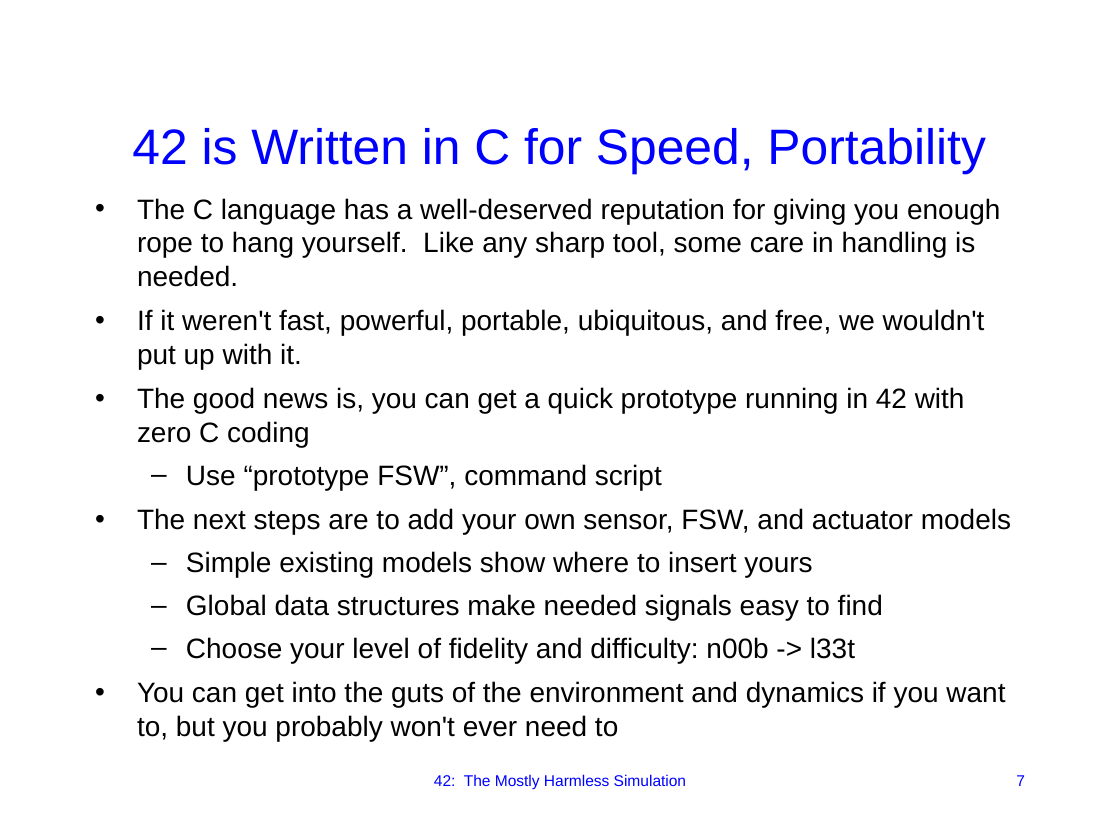
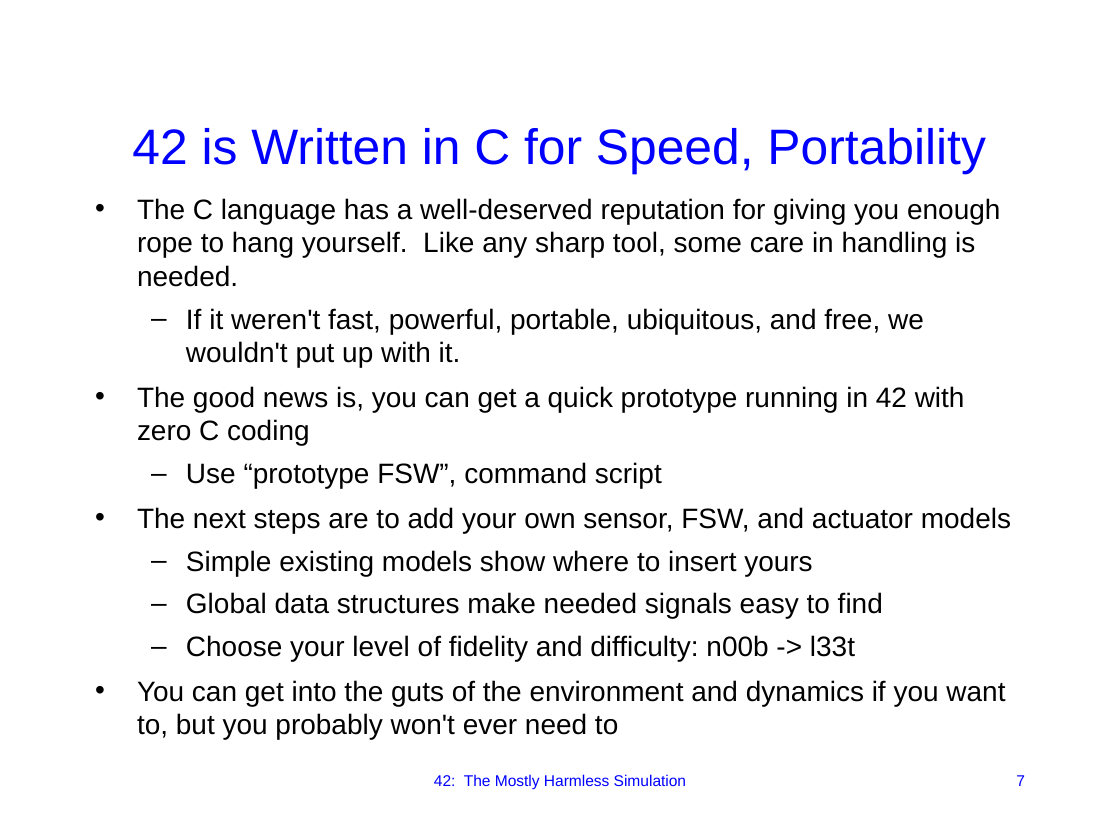
Before and after one commit to ericstoneking/42, a slide deck: slide 7 of Docs/42 Overview.odp. Drawn at 1120x840 pixels with LibreOffice and Linux fonts; fonts in the diff are those of the drawing. Boxes give left, top, right and bottom in pixels: in the first picture for what was removed or moved away, otherwise in the second. Text is boxed around its words. In the diff, an @@ line names an element or a change of style, - is before the commit and + after.

```diff
--- a/Docs/42 Overview.odp
+++ b/Docs/42 Overview.odp
@@ text at [186,308,924,367]: bullet • to –; list level 1 to 2 in "If it weren't fast, powerful, ..." @@
```
Also in this commit, not shown: 3 other slides changed, 50 other files.
